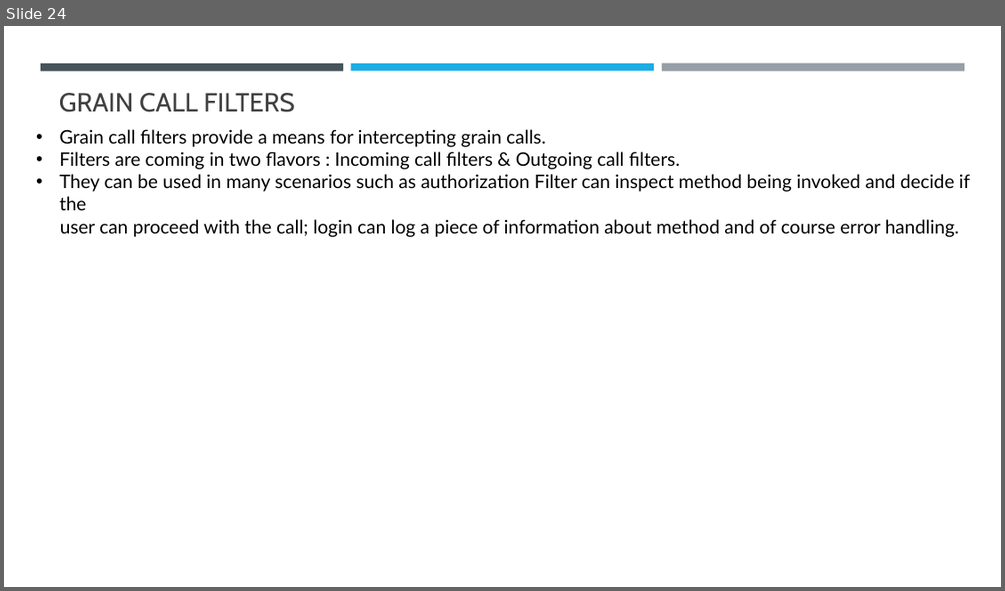
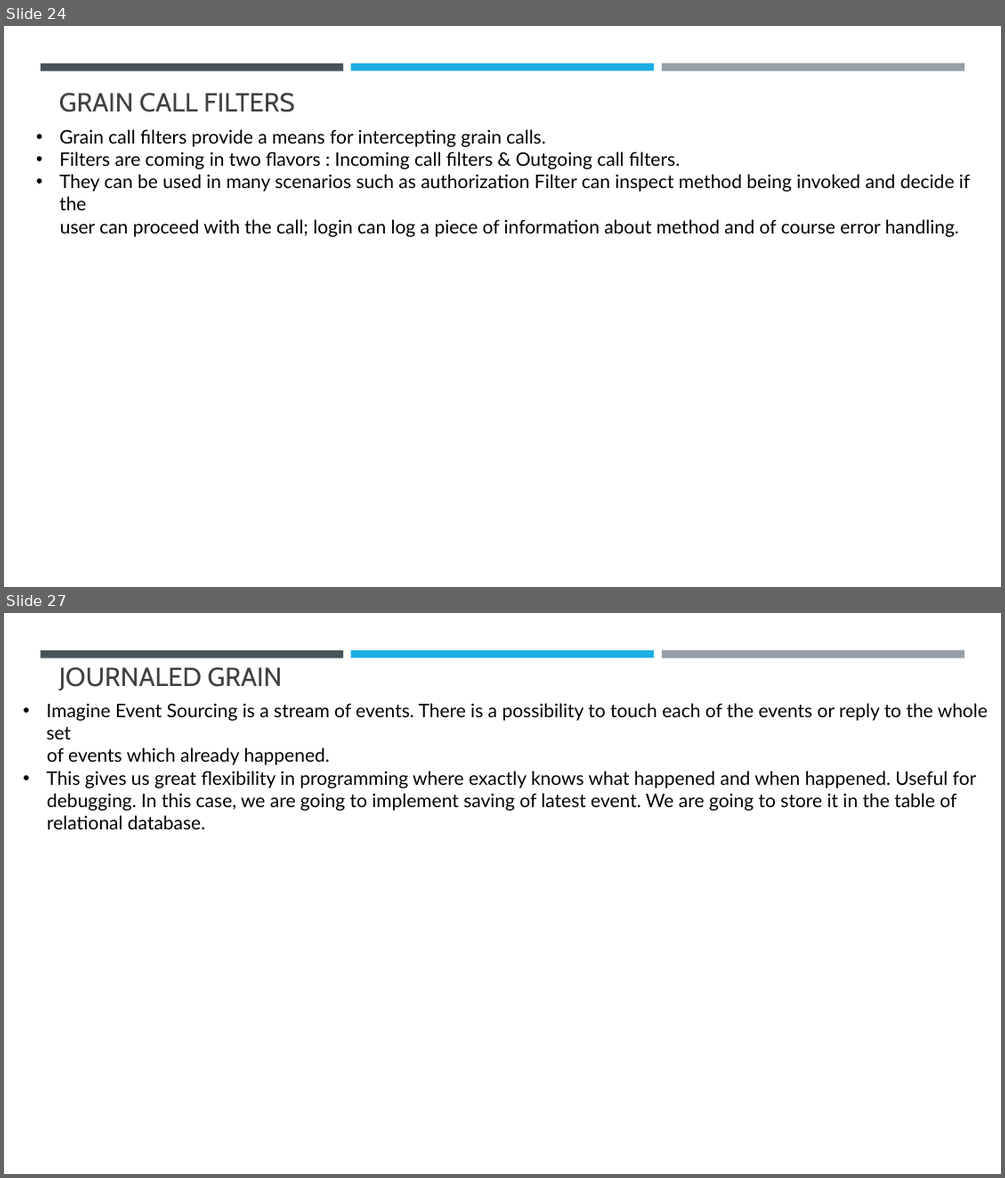
Before and after one commit to sansindia85/Orleans, a slide deck: Presentation/Microsoft Orleans.pptx. Shown one above the other, each under a label of ours: slide 24 before the commit, slides 24 and 27 after it; the slides between them are not shown. The pictures are 1005x591 and 1005x1178 pixels, drawn with LibreOffice and Linux fonts; fonts in the diff are those of the drawing. Boxes give left, top, right and bottom in pixels: in the first picture for what was removed or moved away, otherwise in the second. Text is boxed around its words. In the diff, an @@ line names an element or a change of style, - is before the commit and + after.

Commit message:
Event Sourcing for Orleans

```diff
--- a/Presentation/Microsoft Orleans.pptx
+++ b/Presentation/Microsoft Orleans.pptx
@@ slide 27 added at (4,613,1001,1174), background #FFFFFF; not listed: 3 template elements that a slide beside it also shows @@
@@ title added at (59,667,283,690), 25.2 pt, text #404040 @@
+JOURNALED GRAIN
@@ text added at (47,703,987,829), 18 pt, text #000000 @@
+• Imagine Event Sourcing is a stream of events. There is a possibility to touch each of the events or reply to the whole set
+of events which already happened.
+• This gives us great flexibility in programming where exactly knows what happened and when happened. Useful for
+debugging. In this case, we are going to implement saving of latest event. We are going to store it in the table of
+relational database.
```
Also in this commit, not shown: 1 slide changed, 1 other slide added, 22 other files.
